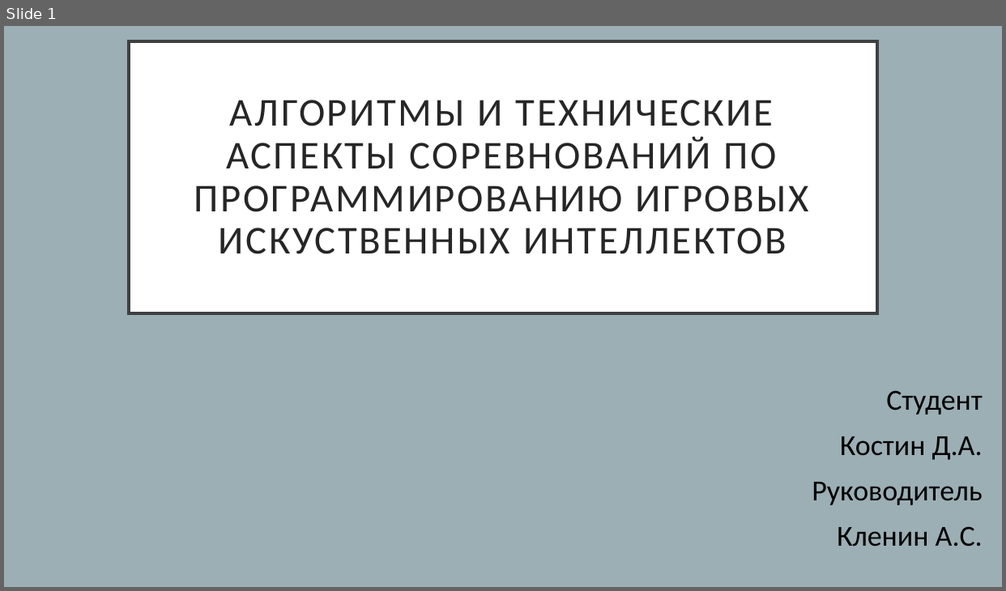
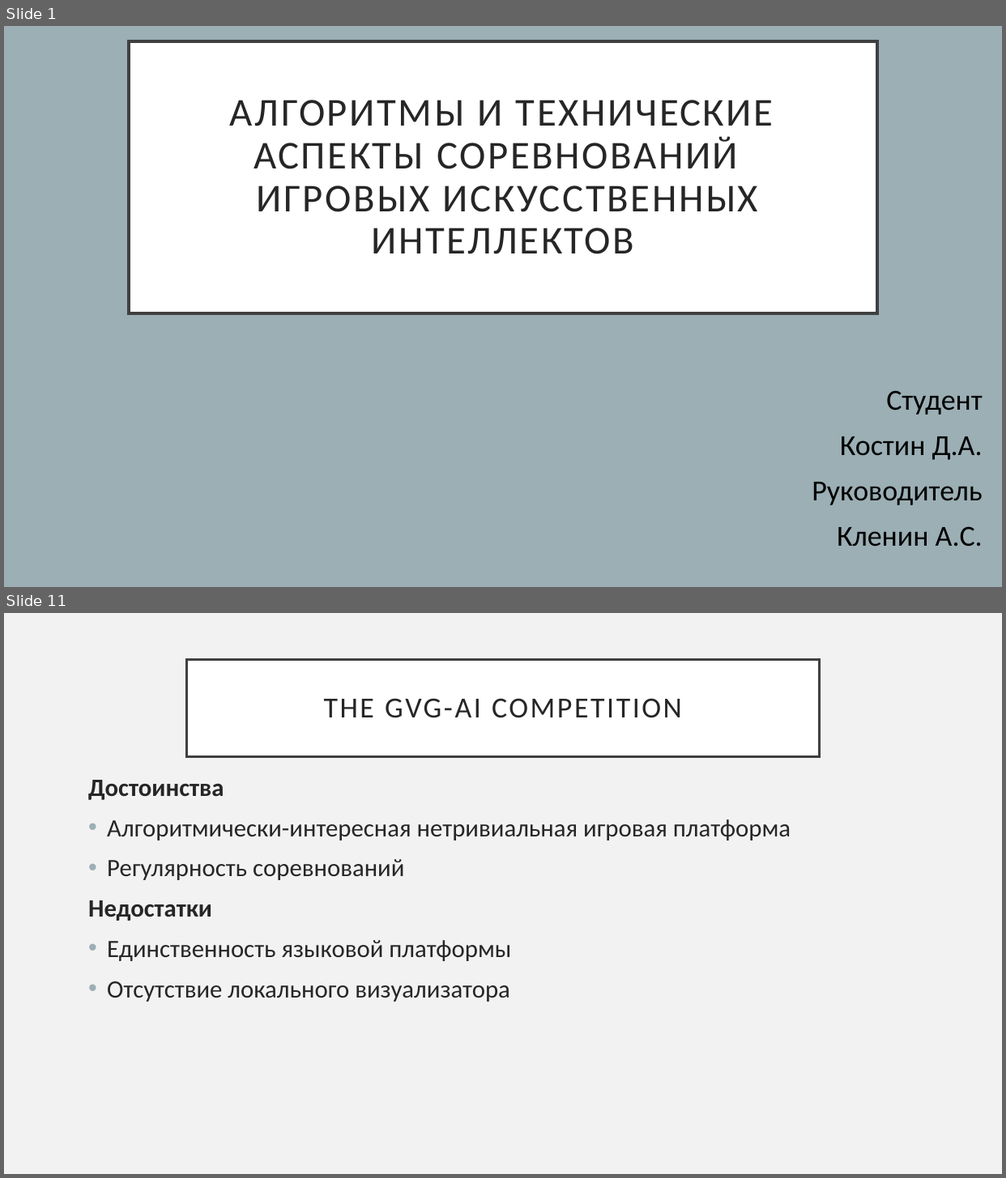
Before and after one commit to etharner/aigame, a slide deck: presentation.pptx. Shown one above the other, each under a label of ours: slide 1 before the commit, slides 1 and 11 after it; the slides between them are not shown. The pictures are 1006x591 and 1006x1178 pixels, drawn with LibreOffice and Linux fonts; fonts in the diff are those of the drawing. Boxes give left, top, right and bottom in pixels: in the first picture for what was removed or moved away, otherwise in the second. Text is boxed around its words. In the diff, an @@ line names an element or a change of style, - is before the commit and + after.

```diff
--- a/presentation.pptx
+++ b/presentation.pptx
@@ slide 11 added at bbox=[4, 613, 1002, 1174], background #F2F2F2 @@
@@ title added at bbox=[187, 659, 819, 756], fill #FFFFFF, outline #404040 2.5 pt, 28 pt, text #262626 @@
+THE GVG-AI COMPETITION
@@ text added at bbox=[88, 780, 791, 1002], 24 pt, text #262626 @@
+Достоинства
+• Алгоритмически-интересная нетривиальная игровая платформа
+• Регулярность соревнований
+Недостатки
+• Единственность языковой платформы
+• Отсутствие локального визуализатора
@@ slide 1 changed as well @@
@@ title at bbox=[230, 100, 774, 254]: text changed @@
-АЛГОРИТМЫ И ТЕХНИЧЕСКИЕ АСПЕКТЫ СОРЕВНОВАНИЙ ПО ПРОГРАММИРОВАНИЮ ИГРОВЫХ ИСКУСТВЕННЫХ ИНТЕЛЛЕКТОВ
+АЛГОРИТМЫ И ТЕХНИЧЕСКИЕ АСПЕКТЫ СОРЕВНОВАНИЙ
+ИГРОВЫХ ИСКУСCТВЕННЫХ ИНТЕЛЛЕКТОВ
```
Also in this commit, not shown: 18 other slides added, 1 slide removed, 1 other file.
